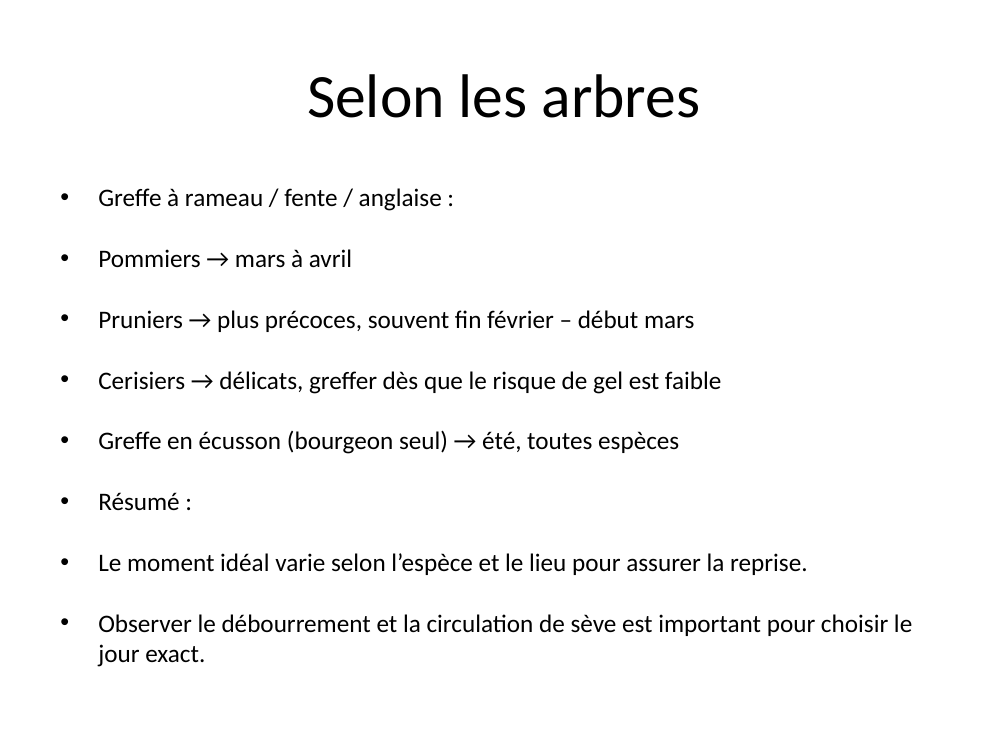
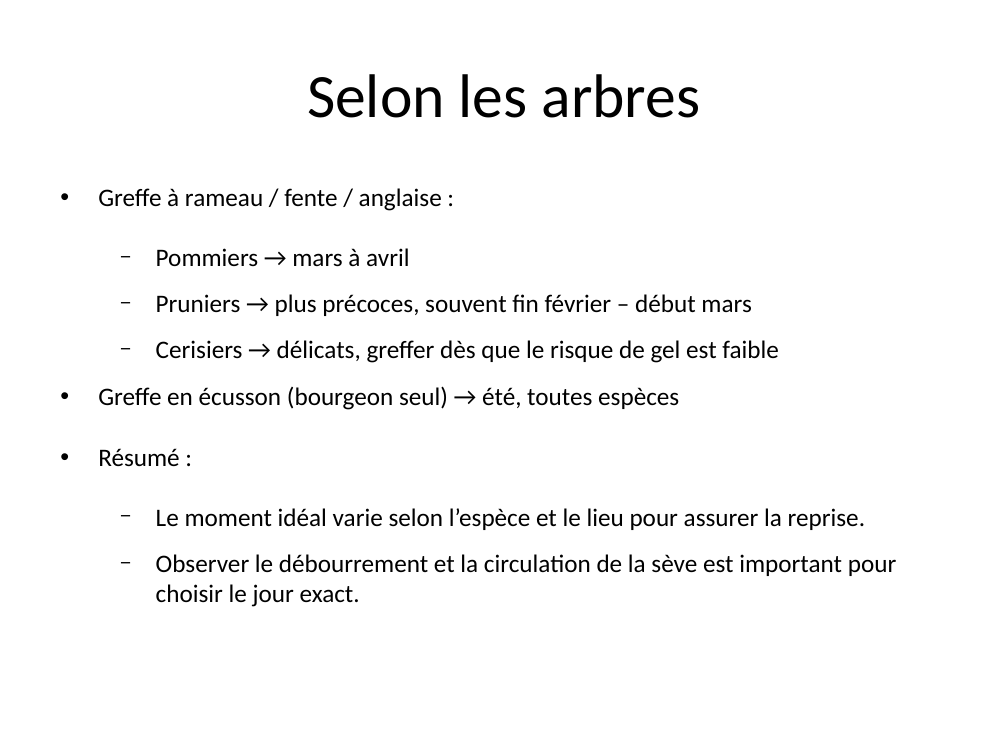
Before and after one commit to tranber28/greffe-arbres, a slide deck: slide 16 of greffe_arbres_final.odp. Drawn at 1008x756 pixels with LibreOffice and Linux fonts; fonts in the diff are those of the drawing. Boxes give left, top, right and bottom in pixels: in the first picture for what was removed or moved away, otherwise in the second. Text is boxed around its words. In the diff, an @@ line names an element or a change of style, - is before the commit and + after.

```diff
--- a/greffe_arbres_final.odp
+++ b/greffe_arbres_final.odp
@@ text at bbox=[156, 248, 865, 530]: bullet • to −; list level 1 to 2 in "Pommiers → mars à avril"; list level 1 to 2 in "Pruniers → plus précoces, souvent ..."; list level 1 to 2 in "Cerisiers → délicats, greffer dès ..."; list level 1 to 2 in "Le moment idéal varie selon ..." @@
@@ text at bbox=[156, 554, 896, 607]: text changed @@
-• Observer le débourrement et la circulation de sève est important pour choisir le jour exact.
+  − Observer le débourrement et la circulation de la sève est important pour choisir le jour exact.
```
Also in this commit, not shown: 30 other slides changed, 4 slides added, 3 slides removed.
